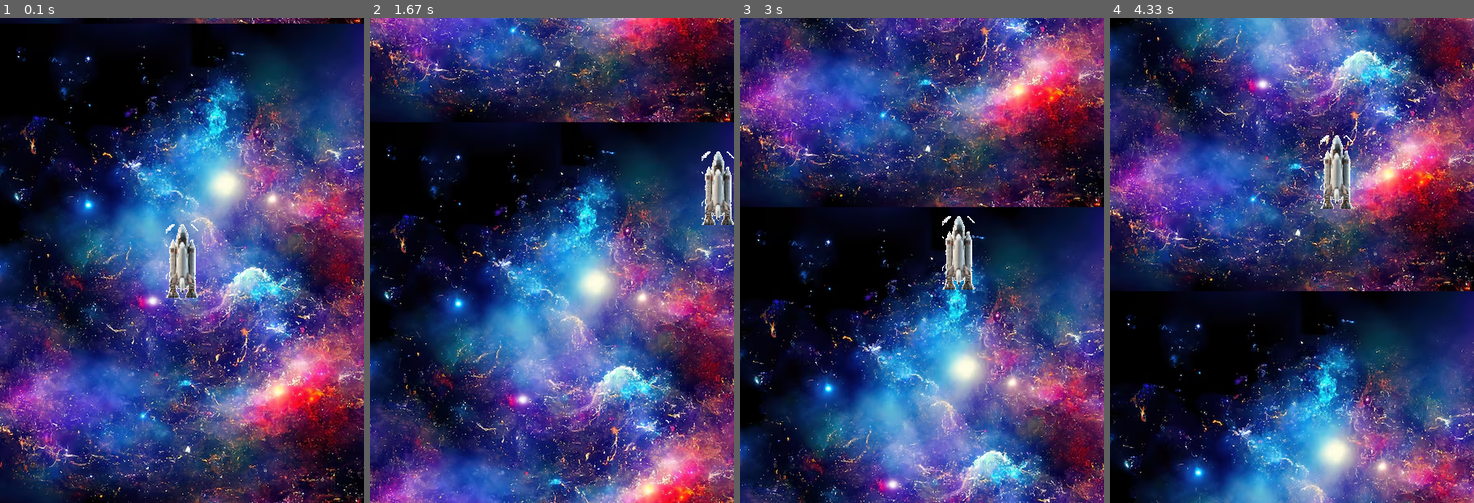
Above: before the commit, frames 1-4 (left to right).
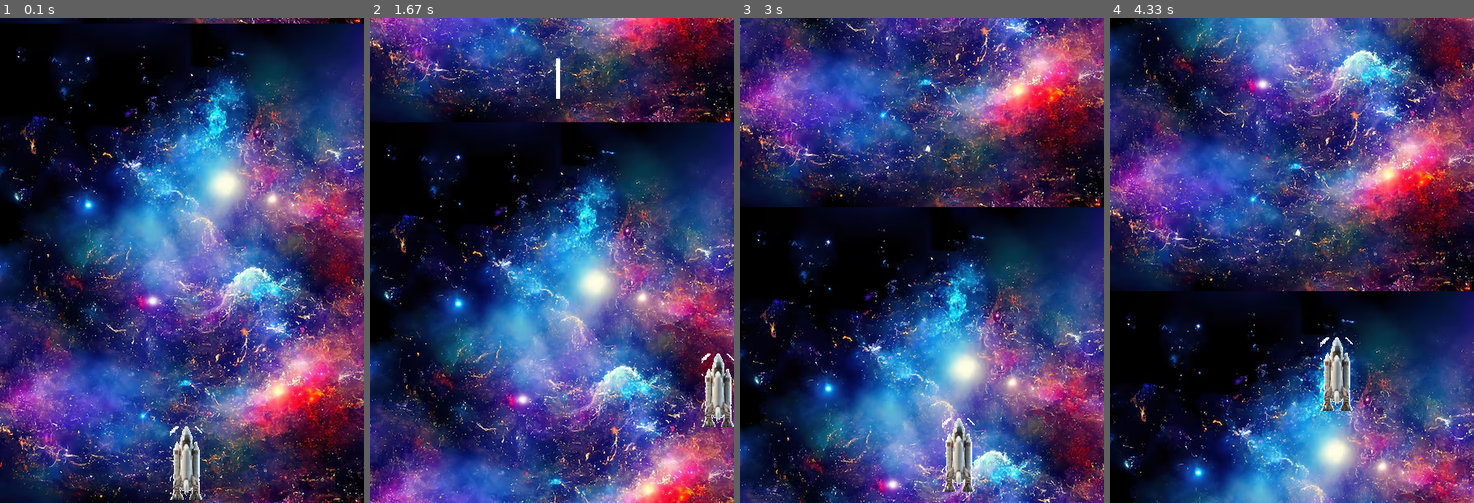
Above: after the commit, the same moments.

Repository: kzm0705/pypygame
Game: pygame game, started from shooting_game.py
Same seed, same stepped clock (60 frames per second), same inputs: the game is played once before the commit and once after it.
Inputs:
- Up to frame 1 (0.1 s): no input
- Up to frame 2 (1.67 s): hold Space 0.33-0.8 s; hold Right 0.33-0.8 s; hold Right 0.83-1.3 s; hold Up 1.33-1.63 s
- Up to frame 3 (3 s): hold Left 2.17-2.7 s; hold Down from 2.73 s (still down)
- Up to frame 4 (4.33 s): release Down at 3.03 s; hold Left 3.07-3.47 s; hold Up 3.5-3.87 s; hold Right from 3.9 s (still down)

The runs differ from the first frame. In frame 1, 1.8% of the frame differs, in the area x 45-56%, y 42-100%; in frame 2, 1.9%, in the area x 51-100%, y 8-85%; in frame 3, 1.9%; in frame 4, 1.9%.

Commit message:
'wakewakaran'

Diff:
--- /dev/null
+++ b/bullet.py
@@ -0,0 +1,19 @@
+import pygame
+from pygame.sprite import Sprite
+from pygame.locals import *
+import player
+import enemy
+import boss
+
+class Bullet(Sprite):
+    def __init__(self,):
+        super().__init__()
+        self.rect = pygame.Rect(230,550,5,50)
+        self.y = float(self.rect.y)
+
+    def draw_bullet(self,screen):
+        pygame.draw.rect(screen,(255,255,255),self.rect)
+
+    def update_bullet(self):
+        self.y -= 5
+        self.rect.y = self.y
--- a/player.py
+++ b/player.py
@@ -16,13 +16,14 @@
 
 width = 450
 height = 600
+bullet_speed = 5
 
-class player():
+class Player():
     def __init__(self):
-        super(player, self).__init__()
+        # super(player, self).__init__()
         self.surf = pygame.image.load("pypygame/source/png/player.png").convert()
         self.surf.set_colorkey((255,255,255), RLEACCEL)
-        self.rect = self.surf.get_rect(center=(width/2, height/2))
+        self.rect = self.surf.get_rect(center=(width-220, height-50))
 
     def update(self, pressed_keys):
         if pressed_keys[K_UP]:
--- a/shooting_game.py
+++ b/shooting_game.py
@@ -3,6 +3,7 @@
 import player
 import enemy
 import boss
+import bullet
 import back_ground
 
 #初期化
@@ -25,15 +26,17 @@
 screen = pygame.display.set_mode((width,height))
 screen_name = pygame.display.set_caption('スペースシューティングゲーム')
 
-player = player.player()
+player = player.Player()
 enemy = enemy.enemy()
 boss = boss.boss()
+bullet = bullet.Bullet()
 bg = back_ground.Background()
 
 #メインループ===============================================================================================================
 flag  =True
 while flag:
-
+    #スクロールするスクリーンの背景を描画
+    bg.scroll_bg(screen)
     #イベントの取得
     for event in pygame.event.get():
         if event.type ==pygame.QUIT:
@@ -41,10 +44,14 @@
         if event.type == pygame.KEYDOWN:
             if event.key == pygame.K_q:
                 flag = False
+            if event.key == pygame.K_SPACE:
+                bullet.draw_bullet(screen)
 
     pressed_key = pygame.key.get_pressed()
     player.update(pressed_key)
-    bg.scroll_bg(screen)
+    #弾の更新
+    bullet.update_bullet()
+    bullet.draw_bullet(screen)
 
     #キャラクターの配置
     screen.blit(player.surf,player.rect)
